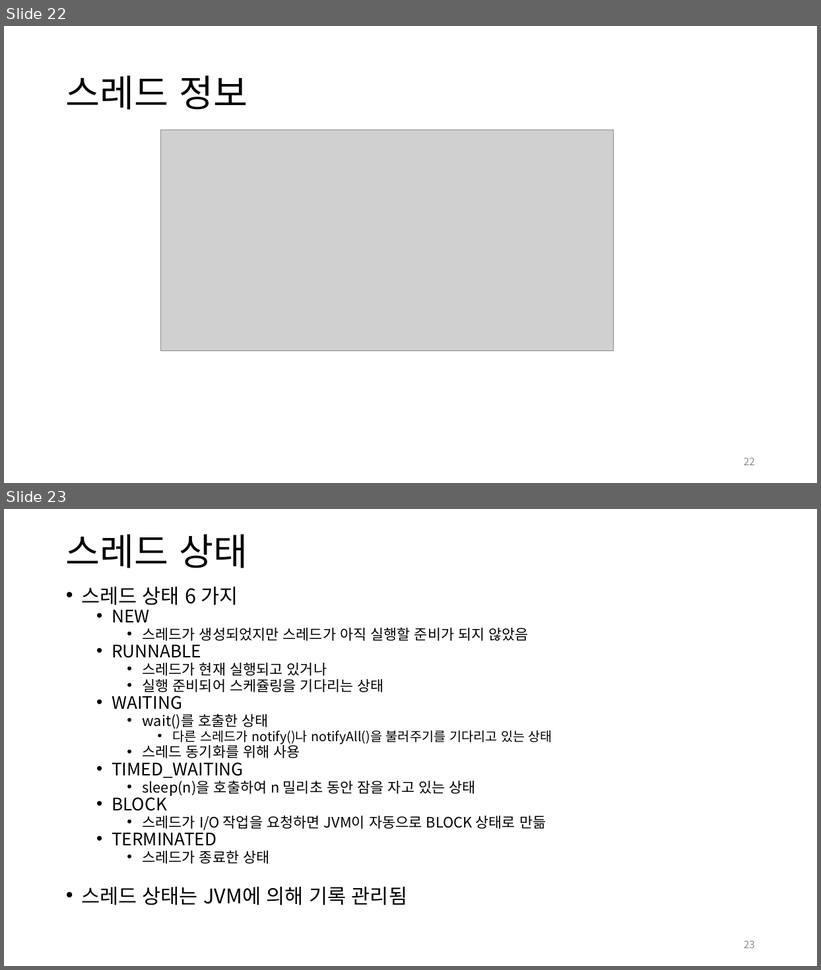
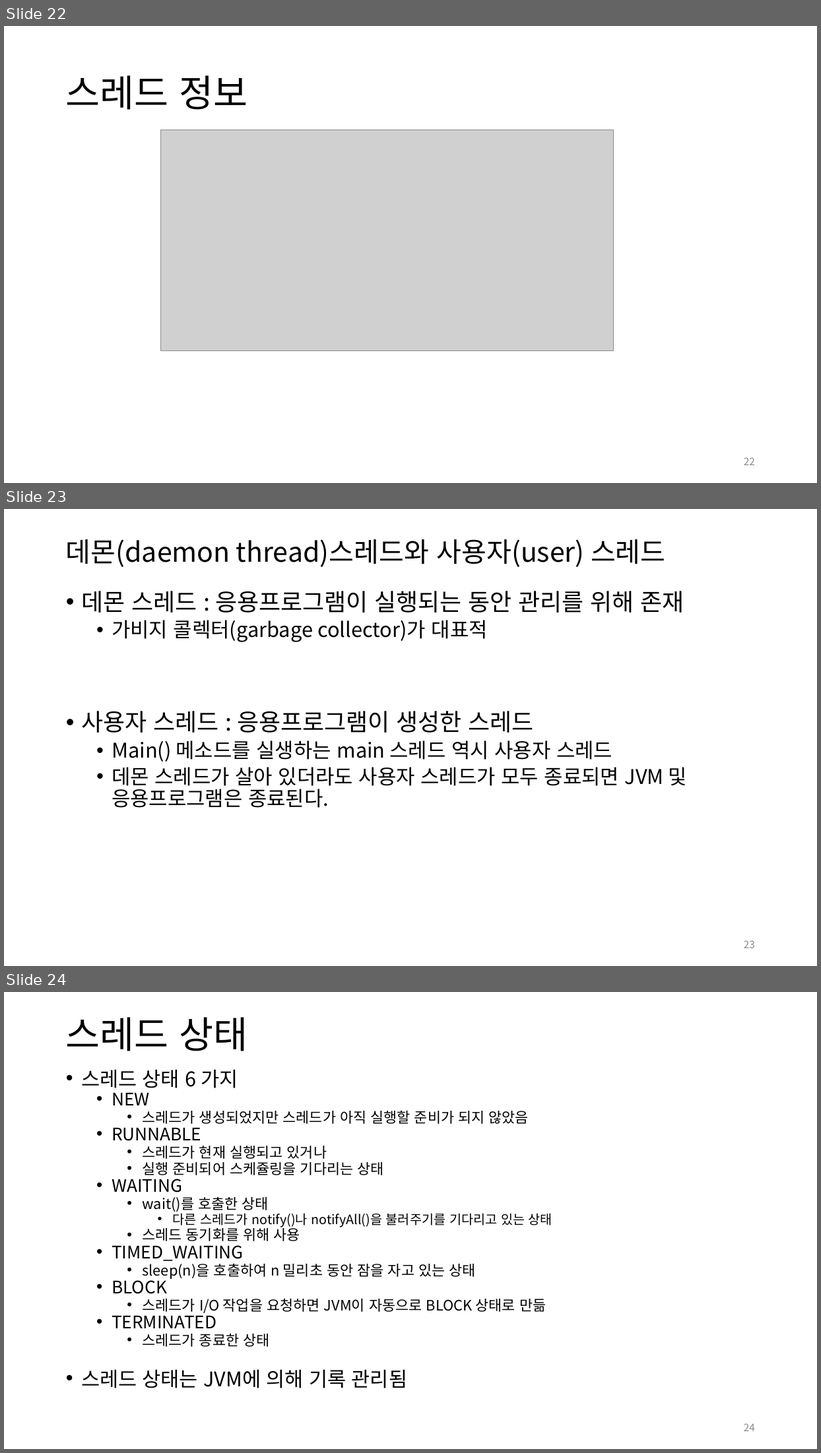
Before and after one commit to lhs501/2019java, a slide deck: Thread.pptx. Shown one above the other, each under a label of ours: slides 22 and 23 before the commit, slides 22, 23 and 24 after it. The pictures are 821x970 and 821x1453 pixels, drawn with LibreOffice and Linux fonts; fonts in the diff are those of the drawing; grey boxes stand for pictures. Boxes give left, top, right and bottom in pixels: in the first picture for what was removed or moved away, otherwise in the second. Text is boxed around its words. In the diff, an @@ line names an element or a change of style, - is before the commit and + after.

```diff
--- a/Thread.pptx
+++ b/Thread.pptx
@@ slide 23 added at box(4, 509, 817, 966), background #FFFFFF @@
@@ title added at box(66, 539, 665, 567), 32 pt, text #000000 @@
+데몬(daemon thread)스레드와 사용자(user) 스레드
@@ text added at box(81, 591, 687, 808), 24 pt, text #000000 @@
+• 데몬 스레드 : 응용프로그램이 실행되는 동안 관리를 위해 존재
+  • 가비지 콜렉터(garbage collector)가 대표적
+• 사용자 스레드 : 응용프로그램이 생성한 스레드
+  • Main() 메소드를 실생하는 main 스레드 역시 사용자 스레드
+  • 데몬 스레드가 살아 있더라도 사용자 스레드가 모두 종료되면 JVM 및 응용프로그램은 종료된다.
@@ page number added at box(744, 941, 755, 949), 12 pt, text #8C8C8C @@
+23
@@ what was slide 23 is now slide 24 @@
@@ page number at box(744, 1424, 755, 1432): text changed @@
-23
+24
```
